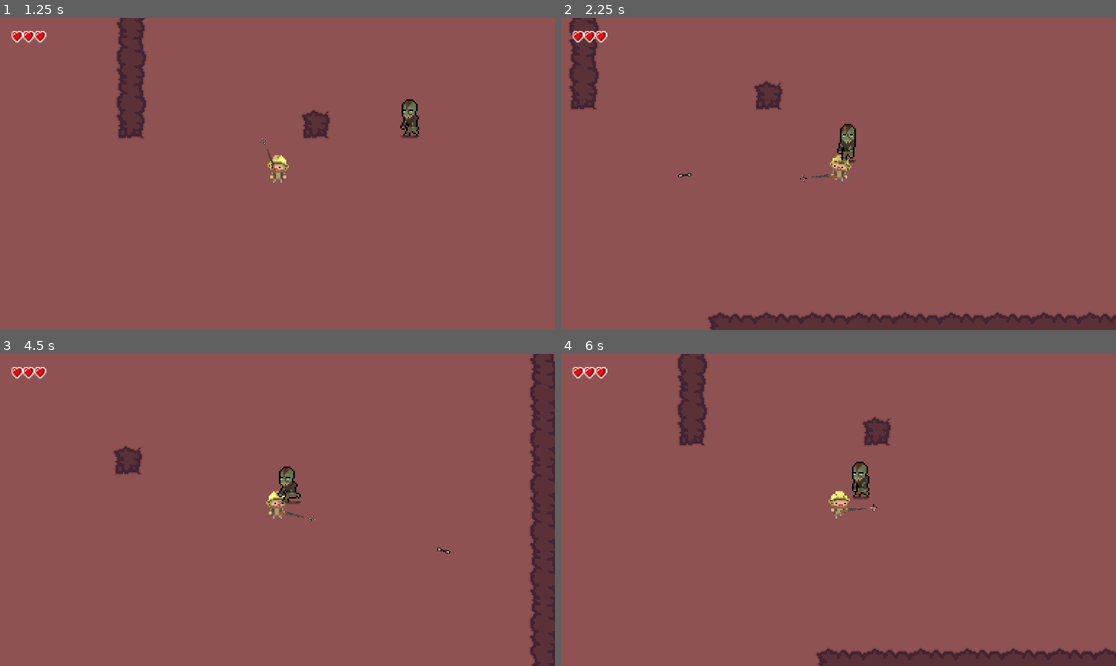
Above: before the commit, frames 1-4 (two rows, left to right).
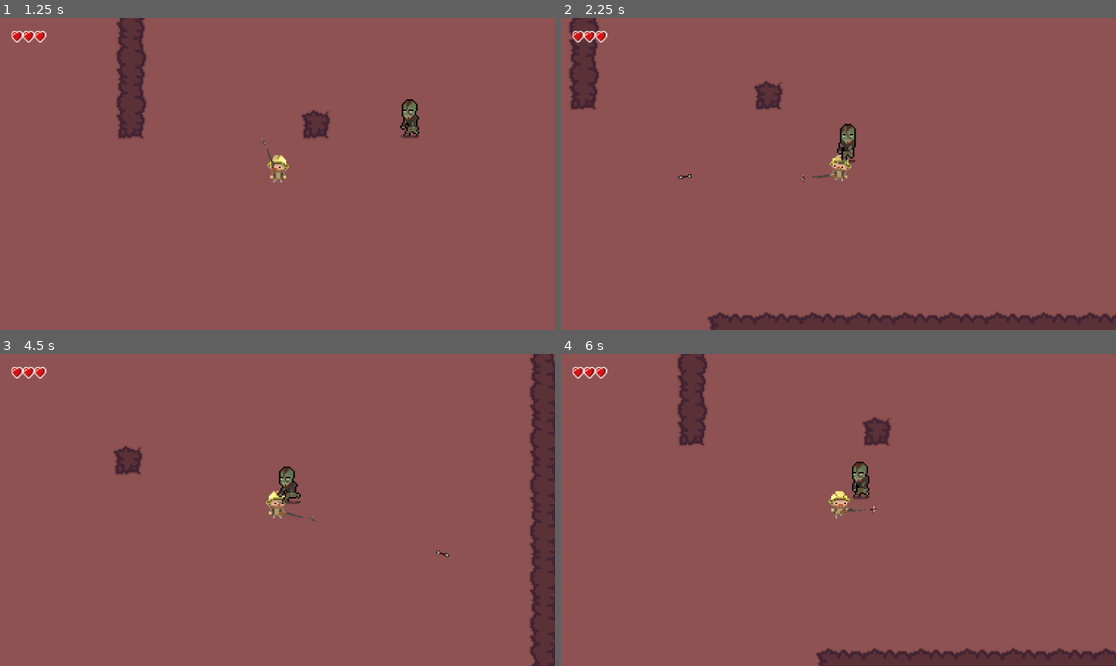
Above: after the commit, the same moments.

Repository: crazycoyotte/Valionore
Game: Godot game, scene res://scenes/main_menu.tscn
Same seed, same stepped clock (60 frames per second), same inputs: the game is played once before the commit and once after it.
Inputs (mouse positions are in pixels of both pictures, inside the frame that each line leads up to):
- Up to frame 1 (1.25 s): click "Play" at 0.5 s
- Up to frame 2 (2.25 s): move the mouse to (960, 158) at 1.27 s; hold D (move_right) 1.28-2.03 s; click (960, 158) at 1.35 s; move the mouse to (727, 189) at 2.02 s; hold S (move_down) from 2.03 s (still down); click (727, 189) at 2.1 s
- Up to frame 3 (4.5 s): move the mouse to (333, 441) at 2.77 s; release S (move_down) at 2.78 s; hold D (move_right) 2.78-3.53 s; click (333, 441) at 2.85 s; move the mouse to (249, 572) at 3.52 s; hold W (move_up) 3.53-4.28 s; click (249, 572) at 3.6 s; move the mouse to (444, 556) at 4.27 s; hold A (move_left) from 4.28 s (still down); click (444, 556) at 4.35 s
- Up to frame 4 (6 s): move the mouse to (672, 463) at 5.02 s; click (672, 463) at 5.1 s; move the mouse to (866, 510) at 5.77 s; release A (move_left) at 5.78 s; hold S (move_down) from 5.78 s (still down); click (866, 510) at 5.85 s

Frame 1 is identical in both runs. In frame 2, less than 0.1% of the frame differs, in the area x 21-50%, y 49-53%; in frame 3, less than 0.1%, in the area x 50-82%, y 50-66%; in frame 4, less than 0.1%.

Commit message:
Update mouse detection

Diff:
--- a/scripts/player.gd
+++ b/scripts/player.gd
@@ -4,7 +4,7 @@
 @onready var weapon_sprite = $Weapon/Weapon_pivot/Shotgun
 var life = 3
 var life_max = 3
-var last_mouse_position_vector
+var last_mouse_position_vector = Vector2(0,0)
 @onready var life_bar_max = $LifeBarMax
 @onready var life_bar_actual = $LifeBarActual
 
@@ -28,7 +28,7 @@
 	actual_mouse_position_vector.x = int(actual_mouse_position_vector.x)
 	actual_mouse_position_vector.y = int(actual_mouse_position_vector.y)
 
-	if (actual_mouse_position_vector != last_mouse_position_vector):
+	if (abs(actual_mouse_position_vector.x - last_mouse_position_vector.x)) > 2 or (abs(actual_mouse_position_vector.y - last_mouse_position_vector.y) > 2):
 		look_direction = actual_mouse_position_vector
 		print (actual_mouse_position_vector)
 	else :
